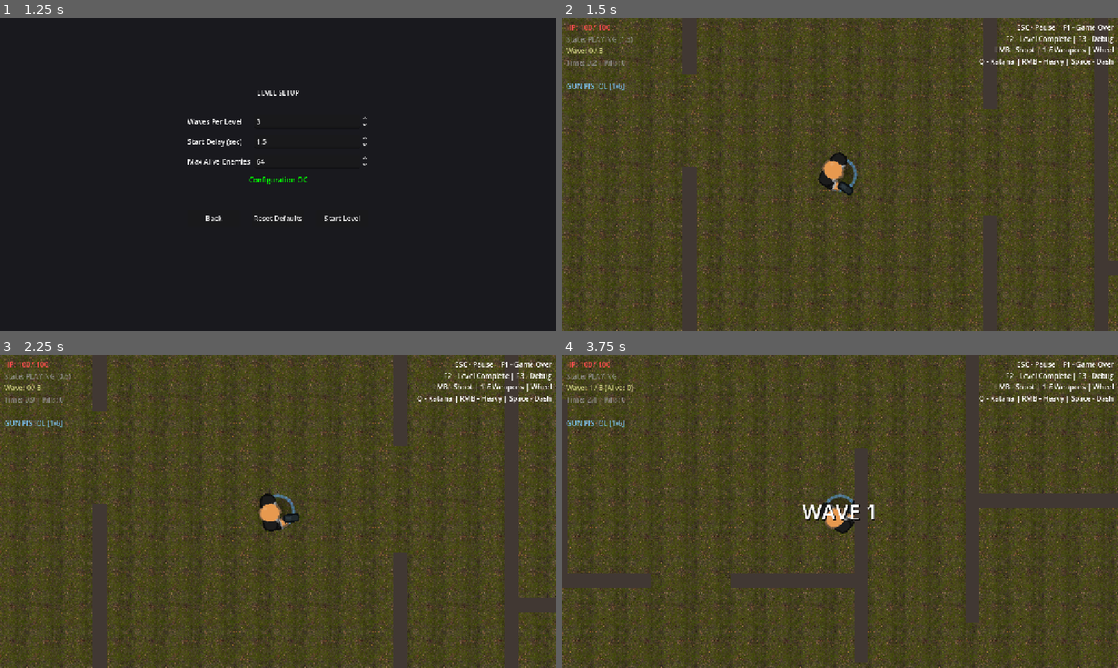
Above: before the commit, frames 1-4 (two rows, left to right).
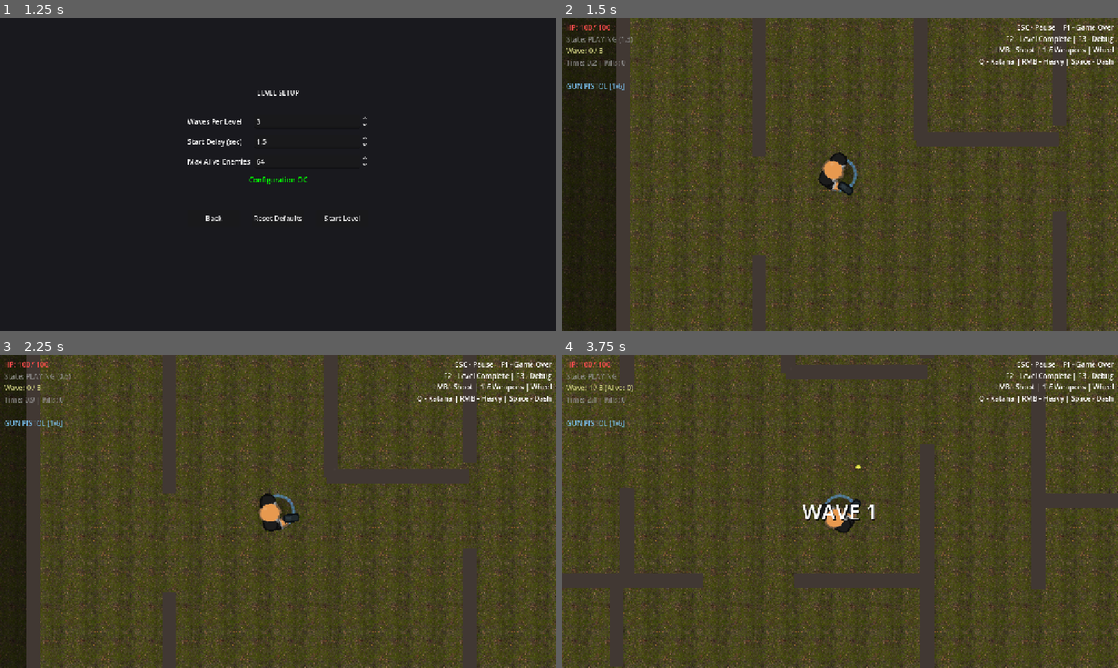
Above: after the commit, the same moments.

Repository: Alex-cat-ui/arena-shooter
Game: Godot game, scene res://scenes/app_root.tscn
Same seed, same stepped clock (60 frames per second), same inputs: the game is played once before the commit and once after it.
Inputs (mouse positions are in pixels of both pictures, inside the frame that each line leads up to):
- Up to frame 1 (1.25 s): click "New Game" at 0.5 s
- Up to frame 2 (1.5 s): click "Start Level" at 1.25 s
- Up to frame 3 (2.25 s): tap Enter at 2 s; move the mouse to (400, 495) at 2.02 s; hold D (move_right) from 2.03 s (still down); tap Space (katana_dash) at 2.1 s
- Up to frame 4 (3.75 s): move the mouse to (728, 527) at 2.77 s; release D (move_right) at 2.78 s; hold S (move_down) 2.78-3.53 s; right-click (728, 527) at 2.85 s; move the mouse to (895, 442) at 3.52 s; hold D (move_right) from 3.53 s (still down); click (895, 442) at 3.6 s

Frame 1 is identical in both runs. In frame 2, 16% of the frame differs, in the area x 0-100%, y 0-100%; in frame 3, 11%; in frame 4, 22%.

Commit message:
Phase 3: add real perimeter notch geometry and walls

Diff:
--- a/src/systems/procedural_layout.gd
+++ b/src/systems/procedural_layout.gd
@@ -51,6 +51,7 @@
 var layout_mode_name: String = ""
 var _l_room_ids: Array = []
 var _l_room_notches: Array = []  # [{room_id:int, notch_rect:Rect2, corner:String}]
+var _perimeter_notches: Array = []  # [{room_id:int, notch_rect:Rect2, side:String}]
 var _entry_gate: Rect2 = Rect2()
 
 ## Composition enforcement (Part 4)
@@ -93,6 +94,7 @@
 		layout._leaf_adj.clear()
 		layout._l_room_ids.clear()
 		layout._l_room_notches.clear()
+		layout._perimeter_notches.clear()
 		layout._entry_gate = Rect2()
 		layout._protected_doors.clear()
 		layout._composition_ok = true
@@ -144,6 +146,7 @@
 	_leaf_adj.clear()
 	_l_room_ids.clear()
 	_l_room_notches.clear()
+	_perimeter_notches.clear()
 	_entry_gate = Rect2()
 	_protected_doors.clear()
 	_composition_ok = true
@@ -189,6 +192,9 @@
 
 	# 4.7) Assign VOID cutouts (Hotline silhouette — strengthened Part 5)
 	_assign_void_cutouts()
+
+	# 4.75) Perimeter notches (real silhouette cuts)
+	_apply_perimeter_notches()
 
 	# 4.8) Apply L-shaped rooms (internal notch cuts)
 	_apply_l_rooms()
@@ -649,6 +655,30 @@
 	for r: Rect2 in rooms[room_id]["rects"]:
 		total += r.get_area()
 	return total
+
+
+func _area_weighted_center(rects: Array) -> Vector2:
+	var sum := Vector2.ZERO
+	var total_area := 0.0
+	for rect in rects:
+		var r := rect as Rect2
+		var a := r.get_area()
+		sum += r.get_center() * a
+		total_area += a
+	return sum / maxf(total_area, 1.0)
+
+
+func _perimeter_sides_for_rect(r: Rect2) -> Array:
+	var sides: Array = []
+	if absf(r.position.y - _arena.position.y) < 1.0:
+		sides.append("TOP")
+	if absf(r.end.y - _arena.end.y) < 1.0:
+		sides.append("BOTTOM")
+	if absf(r.position.x - _arena.position.x) < 1.0:
+		sides.append("LEFT")
+	if absf(r.end.x - _arena.end.x) < 1.0:
+		sides.append("RIGHT")
+	return sides
 
 
 func _assign_topology_roles() -> void:
@@ -1207,6 +1237,127 @@
 
 
 ## ============================================================================
+## PERIMETER NOTCHES (real 3-rect perimeter cuts)
+## ============================================================================
+
+func _apply_perimeter_notches() -> void:
+	_perimeter_notches.clear()
+	var notch_chance := 0.35
+	for i in range(rooms.size()):
+		if rooms[i]["is_corridor"] == true:
+			continue
+		if rooms[i].get("is_void", false) == true:
+			continue
+
+		var rects: Array = rooms[i]["rects"] as Array
+		if rects.size() != 1:
+			continue
+		var base := rects[0] as Rect2
+		var sides := _perimeter_sides_for_rect(base)
+		if sides.is_empty():
+			continue
+		if randf() > notch_chance:
+			continue
+
+		sides.shuffle()
+		for side_variant in sides:
+			var side: String = side_variant as String
+			var split := _build_perimeter_notch_split(base, side)
+			if split.is_empty():
+				continue
+			var new_rects: Array = split["rects"] as Array
+			rooms[i]["rects"] = new_rects
+			rooms[i]["center"] = _area_weighted_center(new_rects)
+			rooms[i]["is_perimeter_notched"] = true
+			_perimeter_notches.append({
+				"room_id": i,
+				"notch_rect": split["notch_rect"] as Rect2,
+				"side": side,
+			})
+			break
+
+
+func _build_perimeter_notch_split(base: Rect2, side: String) -> Dictionary:
+	var depth_min := 64.0
+	var depth_max := 128.0
+	var len_min := 80.0
+	var len_max := 160.0
+	var min_piece := 96.0
+
+	var rect_a := Rect2()
+	var rect_b := Rect2()
+	var rect_c := Rect2()
+	var notch := Rect2()
+
+	if side == "TOP" or side == "BOTTOM":
+		var max_depth := minf(depth_max, base.size.y - min_piece)
+		var max_len := minf(len_max, base.size.x - min_piece * 2.0)
+		if max_depth < depth_min or max_len < len_min:
+			return {}
+
+		var d := randf_range(depth_min, max_depth)
+		var l := randf_range(len_min, max_len)
+		var nx_min := base.position.x + min_piece
+		var nx_max := base.end.x - min_piece - l
+		if nx_max < nx_min:
+			return {}
+		var nx := randf_range(nx_min, nx_max)
+		var left_w := nx - base.position.x
+		var right_w := base.end.x - (nx + l)
+
+		if side == "TOP":
+			rect_a = Rect2(base.position.x, base.position.y, left_w, base.size.y)
+			rect_b = Rect2(nx, base.position.y + d, l, base.size.y - d)
+			rect_c = Rect2(nx + l, base.position.y, right_w, base.size.y)
+			notch = Rect2(nx, base.position.y, l, d)
+		else:
+			rect_a = Rect2(base.position.x, base.position.y, left_w, base.size.y)
+			rect_b = Rect2(nx, base.position.y, l, base.size.y - d)
+			rect_c = Rect2(nx + l, base.position.y, right_w, base.size.y)
+			notch = Rect2(nx, base.end.y - d, l, d)
+	elif side == "LEFT" or side == "RIGHT":
+		var max_depth := minf(depth_max, base.size.x - min_piece)
+		var max_len := minf(len_max, base.size.y - min_piece * 2.0)
+		if max_depth < depth_min or max_len < len_min:
+			return {}
+
+		var d := randf_range(depth_min, max_depth)
+		var l := randf_range(len_min, max_len)
+		var ny_min := base.position.y + min_piece
+		var ny_max := base.end.y - min_piece - l
+		if ny_max < ny_min:
+			return {}
+		var ny := randf_range(ny_min, ny_max)
+		var top_h := ny - base.position.y
+		var bottom_h := base.end.y - (ny + l)
+
+		if side == "LEFT":
+			rect_a = Rect2(base.position.x, base.position.y, base.size.x, top_h)
+			rect_b = Rect2(base.position.x + d, ny, base.size.x - d, l)
+			rect_c = Rect2(base.position.x, ny + l, base.size.x, bottom_h)
+			notch = Rect2(base.position.x, ny, d, l)
+		else:
+			rect_a = Rect2(base.position.x, base.position.y, base.size.x, top_h)
+			rect_b = Rect2(base.position.x, ny, base.size.x - d, l)
+			rect_c = Rect2(base.position.x, ny + l, base.size.x, bottom_h)
+			notch = Rect2(base.end.x - d, ny, d, l)
+	else:
+		return {}
+
+	var new_rects: Array = [rect_a, rect_b, rect_c]
+	for rect in new_rects:
+		var r := rect as Rect2
+		if r.size.x <= 0.0 or r.size.y <= 0.0:
+			return {}
+		if minf(r.size.x, r.size.y) < 96.0:
+			return {}
+		if _is_gut_rect(r):
+			return {}
+
+	return {"rects": new_rects, "notch_rect": notch}
+
+
+## ============================================================================
 ## L-SHAPED ROOMS (internal notch cuts inside BSP leaves)
 ## ============================================================================
 
@@ -2400,19 +2551,20 @@
 	var ax1 := _arena.end.x
 	var ay1 := _arena.end.y
 
-	# Perimeter walls only where SOLID rooms touch arena edge (use bounding box for L-rooms)
+	# Perimeter walls only where SOLID room rects touch arena edge.
 	for i in range(rooms.size()):
 		if i in _void_ids:
 			continue
-		var r := _room_bounding_box(i)
-		if absf(r.position.y - ay) < 1.0:
-			base_segs.append({"type": "H", "pos": ay, "t0": r.position.x, "t1": r.end.x})
-		if absf(r.end.y - ay1) < 1.0:
-			base_segs.append({"type": "H", "pos": ay1, "t0": r.position.x, "t1": r.end.x})
-		if absf(r.position.x - ax) < 1.0:
-			base_segs.append({"type": "V", "pos": ax, "t0": r.position.y, "t1": r.end.y})
-		if absf(r.end.x - ax1) < 1.0:
-			base_segs.append({"type": "V", "pos": ax1, "t0": r.position.y, "t1": r.end.y})
+		for rr in rooms[i]["rects"]:
+			var r := rr as Rect2
+			if absf(r.position.y - ay) < 1.0:
+				base_segs.append({"type": "H", "pos": ay, "t0": r.position.x, "t1": r.end.x})
+			if absf(r.end.y - ay1) < 1.0:
+				base_segs.append({"type": "H", "pos": ay1, "t0": r.position.x, "t1": r.end.x})
+			if absf(r.position.x - ax) < 1.0:
+				base_segs.append({"type": "V", "pos": ax, "t0": r.position.y, "t1": r.end.y})
+			if absf(r.end.x - ax1) < 1.0:
+				base_segs.append({"type": "V", "pos": ax1, "t0": r.position.y, "t1": r.end.y})
 
 	# Internal split walls: skip if ALL leaves on BOTH sides are VOID
 	for ss in _split_segs:
@@ -2454,6 +2606,28 @@
 			"SW":
 				base_segs.append({"type": "V", "pos": notch.end.x, "t0": notch.position.y, "t1": notch.end.y})
 				base_segs.append({"type": "H", "pos": notch.position.y, "t0": notch.position.x, "t1": notch.end.x})
+
+	# Perimeter notches (3-segment inward walls).
+	for notch_data in _perimeter_notches:
+		var notch: Rect2 = notch_data["notch_rect"] as Rect2
+		var side: String = notch_data["side"] as String
+		match side:
+			"TOP":
+				base_segs.append({"type": "V", "pos": notch.position.x, "t0": notch.position.y, "t1": notch.end.y})
+				base_segs.append({"type": "V", "pos": notch.end.x, "t0": notch.position.y, "t1": notch.end.y})
+				base_segs.append({"type": "H", "pos": notch.end.y, "t0": notch.position.x, "t1": notch.end.x})
+			"BOTTOM":
+				base_segs.append({"type": "V", "pos": notch.position.x, "t0": notch.position.y, "t1": notch.end.y})
+				base_segs.append({"type": "V", "pos": notch.end.x, "t0": notch.position.y, "t1": notch.end.y})
+				base_segs.append({"type": "H", "pos": notch.position.y, "t0": notch.position.x, "t1": notch.end.x})
+			"LEFT":
+				base_segs.append({"type": "H", "pos": notch.position.y, "t0": notch.position.x, "t1": notch.end.x})
+				base_segs.append({"type": "H", "pos": notch.end.y, "t0": notch.position.x, "t1": notch.end.x})
+				base_segs.append({"type": "V", "pos": notch.end.x, "t0": notch.position.y, "t1": notch.end.y})
+			"RIGHT":
+				base_segs.append({"type": "H", "pos": notch.position.y, "t0": notch.position.x, "t1": notch.end.x})
+				base_segs.append({"type": "H", "pos": notch.end.y, "t0": notch.position.x, "t1": notch.end.x})
+				base_segs.append({"type": "V", "pos": notch.position.x, "t0": notch.position.y, "t1": notch.end.y})
 
 	# Part 5: Merge collinear perimeter segments (dedup)
 	base_segs = _merge_collinear_segments(base_segs)
